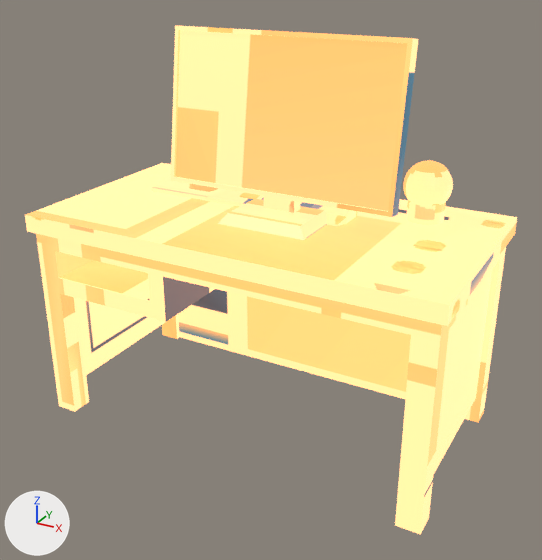
A saved change to the glTF model unity/Assets/Art/BlenderBaked/prop-desk/mesh_prop-desk.glb.
Before and after are seen from a 50 mm camera at (1.46, -1.353, 1.235) aimed at (0.578, 0.251, 0.433). Arrows for +X, +Y and +Z are at lower left; the lights stay in place. The first picture is the older version. Vertices at exactly the same position are counted once.

Objects in the first picture: 'mesh_prop-desk'.
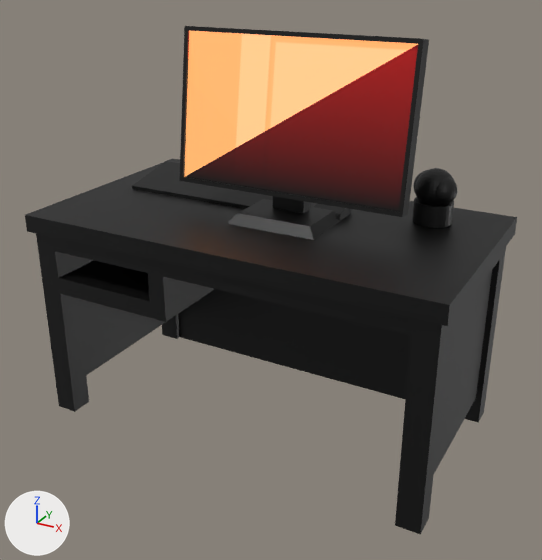
Edits to the bpy script that builds the scene:
```text
Add mat_m_prop_desk_screen:
    mat_m_prop_desk_screen = bpy.data.materials.new('M_prop-desk_screen')
    # uses the picture img_mesh_prop_desk_basecolor
Add mat_m_prop_desk_body:
    mat_m_prop_desk_body = bpy.data.materials.new('M_prop-desk_body')
    # uses the picture img_mesh_prop_desk_basecolor
Change me_mesh_desk:
    used by ob_mesh_prop_desk; location = (0.0, 0.0, 0.0)
    remove me_mesh_desk.from_pydata(...)  # 717 vertices, 1411 faces; spans x -0.016..1.124, y -0.016..0.59, z 0.0..1.062
    add me_mesh_desk.from_pydata(...)  # 1681 vertices, 3331 faces; spans x -0.016..1.124, y -0.016..0.59, z 0.0..1.061
    me_mesh_desk part 1: the loose piece of 38 vertices spanning x 0.291..0.913, y 0.169..0.334, z 0.596..1.062 is moved by (0.021, 0.011, -0.001)
    me_mesh_desk part 2: the loose piece of 18 vertices spanning x 0.15..0.64, y 0.318..0.523, z 0.595..0.643 is scaled about its middle by 0.982, then moved by (-0.068, -0.012, 0.0), in mat_m_prop_desk_body
    me_mesh_desk part 3: the loose piece of 32 vertices spanning x 0.674..0.755, y 0.29..0.429, z 0.591..0.629 is moved by (-0.023, 0.012, 0.0), in mat_m_prop_desk_body
    me_mesh_desk part 4: a new loose piece, a 32-sided cylinder along z spanning x 0.892..0.992, y 0.395..0.495, z 0.599..0.654, in mat_m_prop_desk_body
    me_mesh_desk part 5: a new loose piece, a UV sphere (32 segments, 16 rings, poles along z) spanning x 0.892..0.992, y 0.395..0.495, z 0.637..0.737, in mat_m_prop_desk_body
    me_mesh_desk part 6: a new loose piece, a UV sphere (32 segments, 16 rings, poles along z) spanning x 0.882..0.962, y 0.42..0.5, z 0.647..0.727, in mat_m_prop_desk_body
    me_mesh_desk part 7: a new loose piece, a UV sphere (32 segments, 16 rings, poles along z) spanning x 0.924..1.0, y 0.397..0.473, z 0.649..0.725, in mat_m_prop_desk_body
    me_mesh_desk part 8: the loose piece of 482 vertices spanning x 0.857..0.981, y 0.395..0.519, z 0.627..0.751 is deleted
    me_mesh_desk part 9: the loose piece of 64 vertices spanning x 0.871..0.967, y 0.409..0.505, z 0.599..0.651 is deleted
    me_mesh_desk part 10: 111 kept faces spanning x -0.016..1.124, y -0.016..0.59, z 0.0..0.597 get new texture (UV) coordinates
    me_mesh_desk part 11: 163 kept faces spanning x -0.016..1.124, y -0.016..0.59, z 0.0..0.597 get new vertex colours; the middle colour goes from beige #dfb98f to black #000000
    me_mesh_desk part 12: 163 faces spanning x -0.016..1.124, y -0.016..0.59, z 0.0..0.597 switch from mat_m_prop_desk to mat_m_prop_desk_body
    add me_mesh_desk.materials.append(mat_m_prop_desk_screen)
```

Boxes (x1, y1, x2, y2) around the edits, measured in the pictures (542 x 560 px; the box of a moved part takes in the faces that stretch with it):
'mesh_prop-desk', reshaped
    before: (25, 25, 517, 534)
    after: (25, 26, 517, 534)
part 1 of me_mesh_desk, moved or reshaped
    before: (171, 25, 418, 240)
    after: (180, 26, 429, 240)
part 2 of me_mesh_desk, moved or reshaped
    before: (152, 174, 322, 209)
    after: (132, 159, 273, 209)
part 3 of me_mesh_desk, moved or reshaped
    before: (320, 206, 357, 226)
    after: (314, 203, 351, 220)
part 4 of me_mesh_desk, added
    after: (412, 197, 454, 228)
part 5 of me_mesh_desk, added
    after: (415, 168, 454, 205)
part 6 of me_mesh_desk, added (mostly hidden)
    after: (413, 170, 426, 194)
part 7 of me_mesh_desk, added
    after: (435, 177, 457, 205)
part 8 of me_mesh_desk, deleted (beige)
    before: (403, 160, 453, 206)
part 9 of me_mesh_desk, deleted (beige)
    before: (406, 200, 446, 225)
part 10 of me_mesh_desk, surface changed
    both: (55, 218, 517, 533)
part 11 of me_mesh_desk, recoloured (beige to black)
    both: (25, 163, 517, 534)
part 12 of me_mesh_desk, recoloured (beige to black)
    both: (25, 163, 517, 534)
